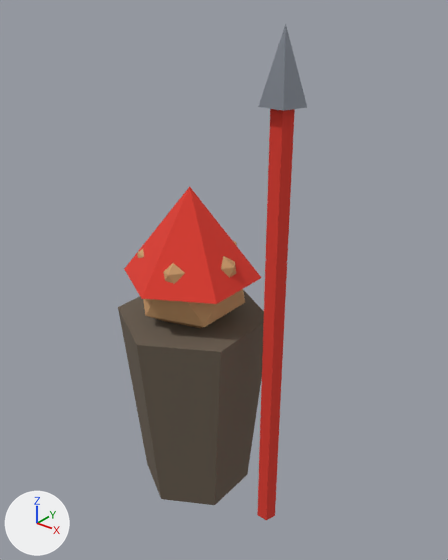
The glTF model empire/assets/models/unit_ratnik.glb: old version first, new version second.
The view is the same before and after, from a 50 mm camera at (0.753, -0.838, 1.1) aimed at (0.051, 0.039, 0.556). The lights are fixed; the arrows at lower left show +X, +Y and +Z. The older version comes first. Vertices at exactly the same position are counted once.

The first picture shows 'unit_ratnik'.
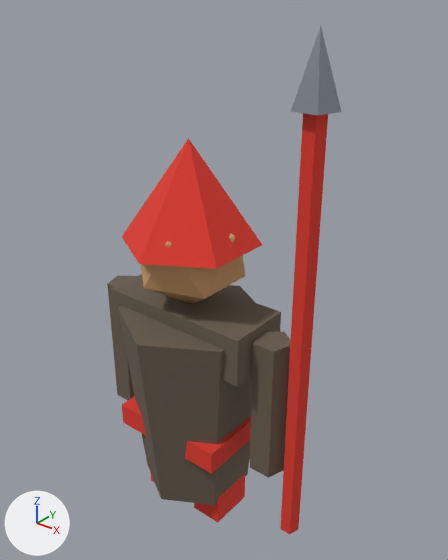
What the commit changed:
Material 'boot_ra' (mat_boot_ra) is new.
Its base color is (0.745, 0.0409, 0.0242) (red #e0392b).
Its roughness is 0.9.
Material 'belt_ra' (mat_belt_ra) is new.
Its base color is (0.745, 0.0409, 0.0242) (red #e0392b).
Its roughness is 0.9.
me_конус_054 is used by ob_unit_ratnik; location (0.0, 0.0, 0.0).
me_конус_054 had 47 vertices, 74 faces and spanned x -0.139..0.238, y -0.16..0.16, z 0.05..1.04.
me_конус_054 now has 99 vertices, 154 faces and spans x -0.238..0.298, y -0.16..0.16, z 0.0..1.04.
me_конус_054 part 1: a new loose piece, a 5-sided cylinder along z spanning x 0.162..0.238, y -0.032..0.04, z 0.19..0.49, in mat_cl_ra (brown #6a5e50).
me_конус_054 part 2: a new loose piece, a box spanning x 0.035..0.105, y -0.05..0.05, z 0.0..0.14, in mat_boot_ra (red #e0392b).
me_конус_054 part 3: a new loose piece, a box spanning x -0.13..0.13, y -0.1..0.1, z 0.195..0.245, in mat_belt_ra (red #e0392b).
me_конус_054 part 4: a new loose piece, an icosphere of 20 faces spanning x -0.107..0.107, y -0.102..0.102, z 0.5..0.74, in mat_skin (orange #c89a6a).
me_конус_054 part 5: a new loose piece, a 6-sided cone pointing to +z spanning x -0.121..0.121, y -0.14..0.14, z 0.64..0.84, in mat_ac_ra (red #e0392b).
me_конус_054 part 6: the loose piece of 10 vertices spanning x 0.181..0.219, y -0.016..0.02, z 0.05..0.95 is moved by (0.06, 0.0, 0.0).
me_конус_054 part 7: the loose piece of 6 vertices spanning x 0.162..0.238, y -0.032..0.04, z 0.92..1.04 is moved by (0.06, 0.0, 0.0).
Part 8, on me_конус_054:
12 vertices are removed from x -0.121..0.121, y -0.102..0.14, z 0.506..0.75.
30 faces are deleted.
7 vertices move from x -0.107..0.087, y -0.14..0.0, z 0.44..0.68 to x -0.224..0.17, y -0.07..0.07, z 0.41..0.51.
11 vertices are added at x -0.238..0.17, y -0.07..0.07, z 0.19..0.51.
28 new faces join them, mat_cl_ra (brown #6a5e50).
me_конус_054 part 9: 3 faces spanning x -0.17..0.17, y -0.07..0.07, z 0.41..0.51 switch from mat_skin (orange #c89a6a) to mat_cl_ra (brown #6a5e50).
Other edits to the shape of me_конус_054 do not show in these pictures.
me_конус_054 gains material mat_boot_ra (red #e0392b).
me_конус_054 gains material mat_belt_ra (red #e0392b).

Location of each change, [x1, y1, x2, y2] in pixels of the pictures (448 x 560 px; the box of a moved part takes in the faces that stretch with it):
'unit_ratnik', reshaped (24% wider): before [118, 24, 307, 520]; after [107, 26, 341, 534]
part 1 of me_конус_054, added (brown): after [250, 331, 291, 478]
part 2 of me_конус_054, added (red): after [194, 474, 245, 522]
part 3 of me_конус_054, added (red): after [122, 396, 251, 474]
part 4 of me_конус_054, added (orange): after [141, 233, 245, 303]
part 5 of me_конус_054, added (red): after [122, 138, 262, 269]
part 6 of me_конус_054, moved or reshaped: before [257, 109, 295, 520]; after [280, 113, 328, 534]
part 7 of me_конус_054, moved or reshaped: before [258, 24, 307, 111]; after [291, 26, 341, 115]
part 8 of me_конус_054, moved or reshaped: before [124, 187, 261, 327]; after [107, 274, 281, 400]
part 9 of me_конус_054, recoloured: before [149, 316, 203, 328]
